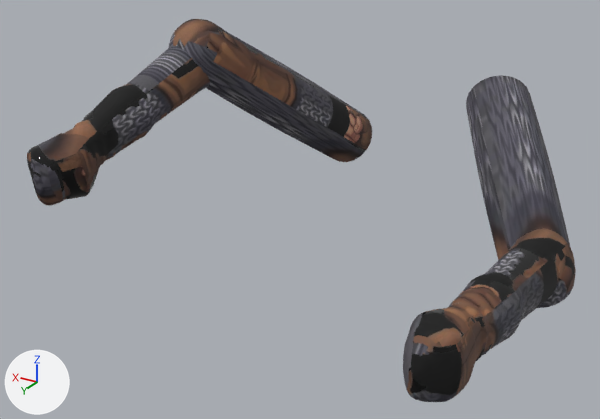
An edit to the glTF model assets/models/arms/arms_mail.glb, drawn before and after from the same camera.
Before and after are seen from a 50 mm lens placed at (-0.59, 1.248, 0.166), pointed at (0.04, 0.197, -0.359). The lights are fixed; the arrows at lower left show +X, +Y and +Z. The picture after the commit comes second. Vertices at exactly the same position are counted once.

The first picture shows 'arm_L'.
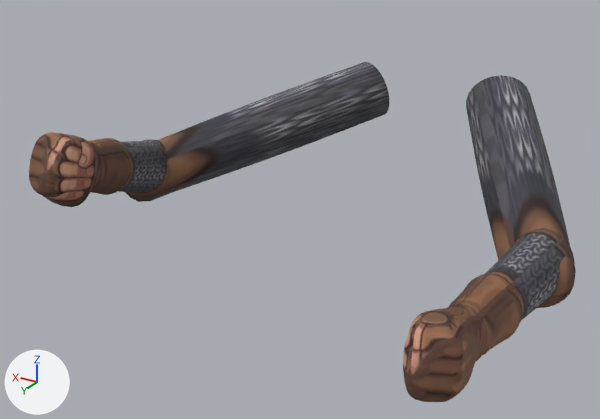
What differs and where, as boxes [x1, y1, x2, y2] in the pictures (600 x 419 px; the box of a moved part takes in the faces that stretch with it):
'arm_L', reshaped, surface changed (11% shorter): before [27, 19, 576, 402]; after [29, 62, 576, 402]
part 1 of me_arm_001, moved or reshaped: before [27, 46, 210, 205]; after [29, 132, 167, 207]
part 2 of me_arm_001, moved or reshaped: before [169, 19, 372, 162]; after [125, 62, 390, 202]
part 3 of me_arm_001, surface changed: before [27, 19, 576, 402]; after [29, 62, 576, 402]

What changed in the scene script:
```text
Change me_arm_001:
    used by ob_arm_l; location = (0.0, 0.0, 0.0)
    remove me_arm_001.from_pydata(...)  # 3956 vertices, 7896 faces; spans x -0.39..0.333, y -0.258..0.526, z -0.434..-0.081
    add me_arm_001.from_pydata(...)  # 3956 vertices, 7896 faces; spans x -0.39..0.43, y -0.258..0.526, z -0.434..-0.197
    me_arm_001 part 1: the loose piece of 1657 vertices spanning x 0.209..0.333, y 0.128..0.505, z -0.306..-0.095 is multiplied about its middle by the matrix ((0.889, -0.261, 0.376), (0.44, 0.716, -0.542), (-0.128, 0.647, 0.751)), then moved by (0.051, 0.005, -0.097)
    me_arm_001 part 2: the loose piece of 321 vertices spanning x 0.119..0.3, y -0.256..0.217, z -0.426..-0.081 is multiplied about its middle by the matrix ((0.903, 0.247, 0.381), (-0.412, 0.726, 0.598), (-0.127, -0.684, 0.721)), then moved by (0.04, 0.007, -0.07)
    me_arm_001 part 3: texture (UV) coordinates of 7896 of 7896 faces, centred in x -0.389..0.333, y -0.254..0.525, z -0.433..-0.083, changed; they spanned u 0.0..0.98, v 0.0..1.0 and now span u 0.0..0.99, v 0.0..1.0
```
